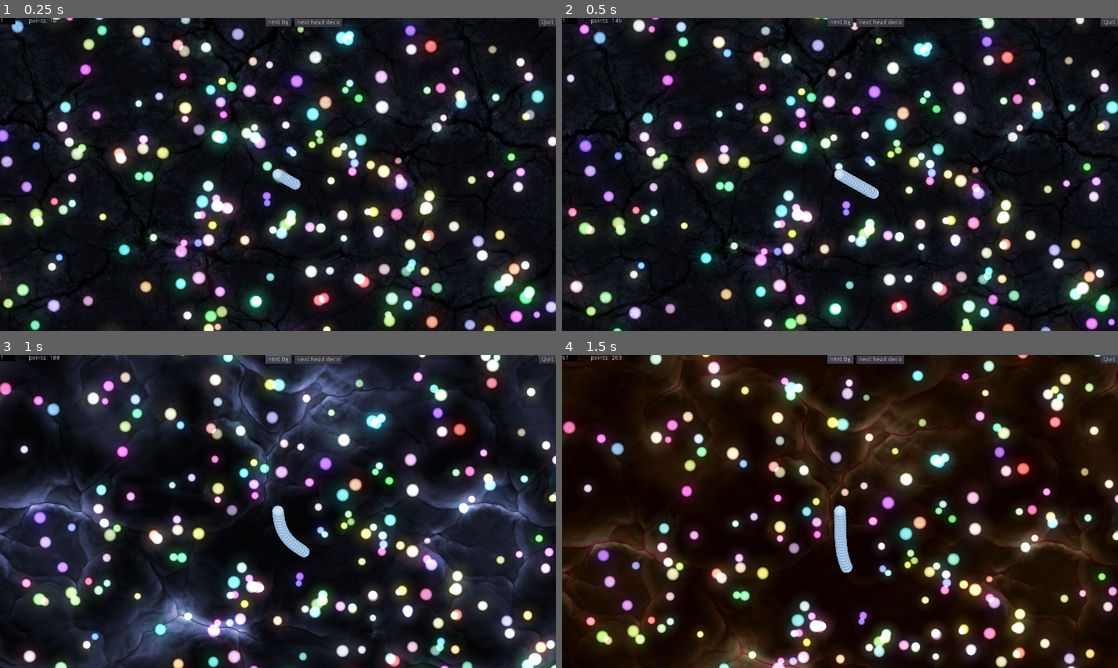
Above: before the commit, frames 1-4 (two rows, left to right).
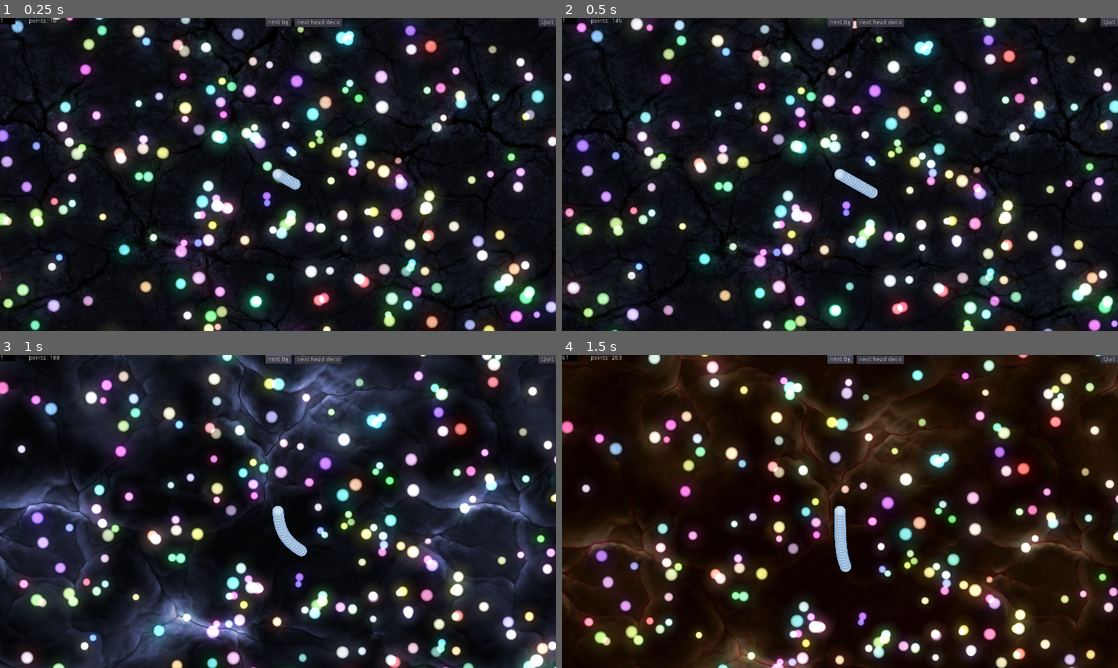
Above: after the commit, the same moments.

Repository: PostPollux/wriggly-worms
Game: Godot game, scene res://game.tscn
The game is run twice, just before and just after one commit, with the same random seed, the same clock (stepped at 60 frames per second) and the same inputs. The engine's default icon, where the game draws it, is replaced by a stand-in: a white triangle on a blue panel in a dark square.
Inputs:
- Up to frame 1 (0.25 s): no input
- Up to frame 2 (0.5 s): no input
- Up to frame 3 (1 s): click "next bg" at 0.5 s
- Up to frame 4 (1.5 s): click "next bg" at 1.25 s

Frame 1 is identical in both runs. In frame 2, 8.4% of the frame differs, in the area x 0-100%, y 0-100%; in frame 3, 7.0%; in frame 4, 4.5%.

Commit message:
Tween growing

Diff:
--- a/Worms/ActiveHead.gd
+++ b/Worms/ActiveHead.gd
@@ -24,8 +24,8 @@
 
 	if is_instance_valid(Worm):
 
-		self.scale = Vector2(Worm.worm_scale, Worm.worm_scale)
-		var cam_zoom : float = 1 + (Worm.worm_scale - 1) * 0.2
+		self.scale = Vector2(Worm.current_scale, Worm.current_scale)
+		var cam_zoom : float = 1 + (Worm.current_scale - 1) * 0.2
 		camera.zoom = Vector2(cam_zoom, cam_zoom)
 
 		if Input.is_action_pressed("turbo"):
@@ -36,7 +36,7 @@
 
 		desired_movement_vector = (get_global_mouse_position() - self.position ).normalized()
 
-		var calculated_movement_vector : Vector2 = (last_movement_vector + ((default_worm_flexibility / Worm.worm_scale *2) * 0.01  ) * desired_movement_vector).normalized()
+		var calculated_movement_vector : Vector2 = (last_movement_vector + ((default_worm_flexibility / Worm.current_scale *2) * 0.01  ) * desired_movement_vector).normalized()
 
 		last_movement_vector = calculated_movement_vector
 
--- a/Worms/Segment.gd
+++ b/Worms/Segment.gd
@@ -16,9 +16,9 @@
 
 	if is_instance_valid(PreviousSegment):
 		if distance_correct:
-			self.scale = Vector2(Worm.worm_scale, Worm.worm_scale)
-			self.position = PreviousSegment.position + Worm.worm_segment_distance * Worm.worm_scale * (self.position - PreviousSegment.position ).normalized()
+			self.scale = Vector2(Worm.current_scale, Worm.current_scale)
+			self.position = PreviousSegment.position + Worm.worm_segment_distance * Worm.current_scale * (self.position - PreviousSegment.position ).normalized()
 			self.look_at(PreviousSegment.position)
 		else:
-			if (PreviousSegment.position - self.position).length() > Worm.worm_segment_distance * Worm.worm_scale:
+			if (PreviousSegment.position - self.position).length() > Worm.worm_segment_distance * Worm.current_scale:
 				distance_correct = true
--- a/Worms/Worm.gd
+++ b/Worms/Worm.gd
@@ -12,8 +12,10 @@
 
 var LastSegment
 var current_segment_count : int = 0
+var current_scale : float = 1.0
 
 onready var Head = $"ActiveHead"
+onready var ScaleTween = $"ScaleTween"
 
 # Called when the node enters the scene tree for the first time.
 func _ready() -> void:
@@ -28,6 +30,9 @@
 	worm_points += points
 
 	worm_scale = 1 + float(worm_points) / 2000
+
+	ScaleTween.interpolate_property(self, "current_scale", current_scale, worm_scale,2.0,Tween.TRANS_CUBIC,Tween.EASE_OUT)
+	ScaleTween.start()
 
 	var needed_segments = worm_points / 10
 
--- a/Worms/Worm.tscn
+++ b/Worms/Worm.tscn
@@ -6,4 +6,6 @@
 [node name="Worm" type="Node2D"]
 script = ExtResource( 3 )
 
+[node name="ScaleTween" type="Tween" parent="."]
+
 [node name="ActiveHead" parent="." instance=ExtResource( 2 )]
